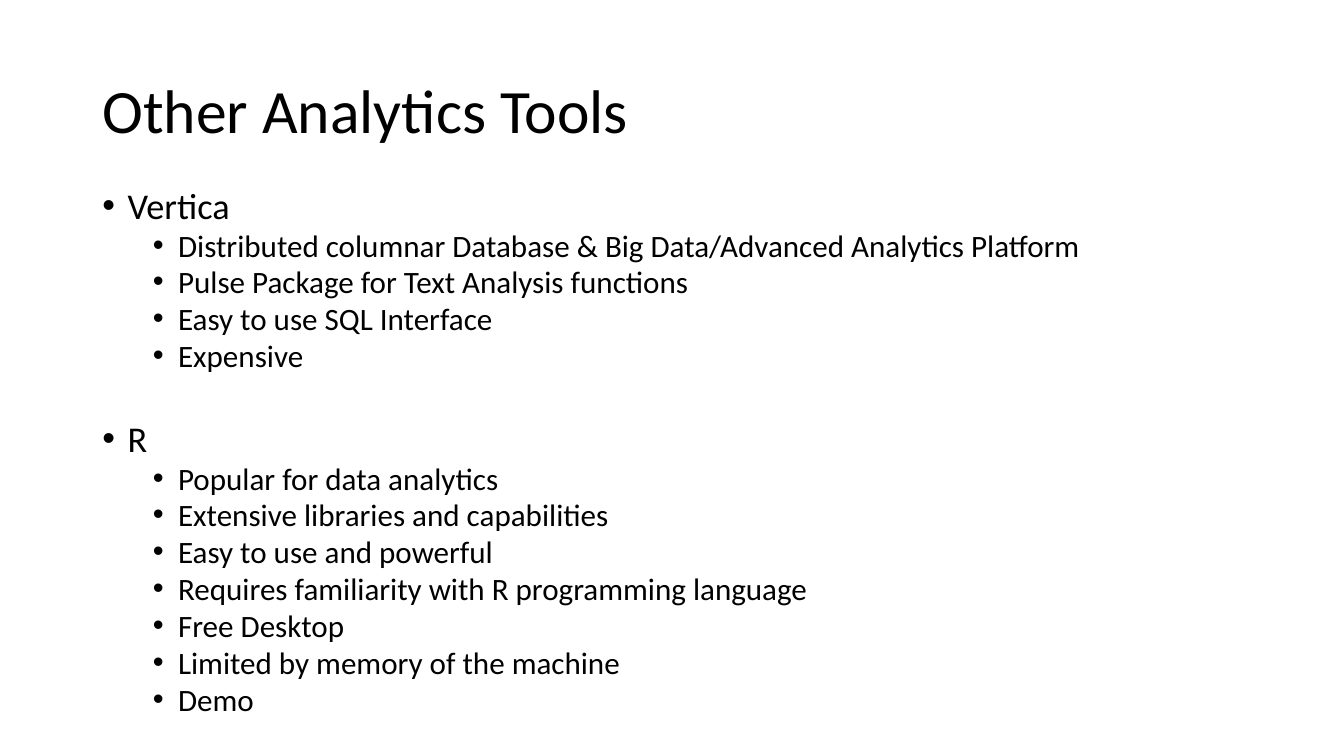
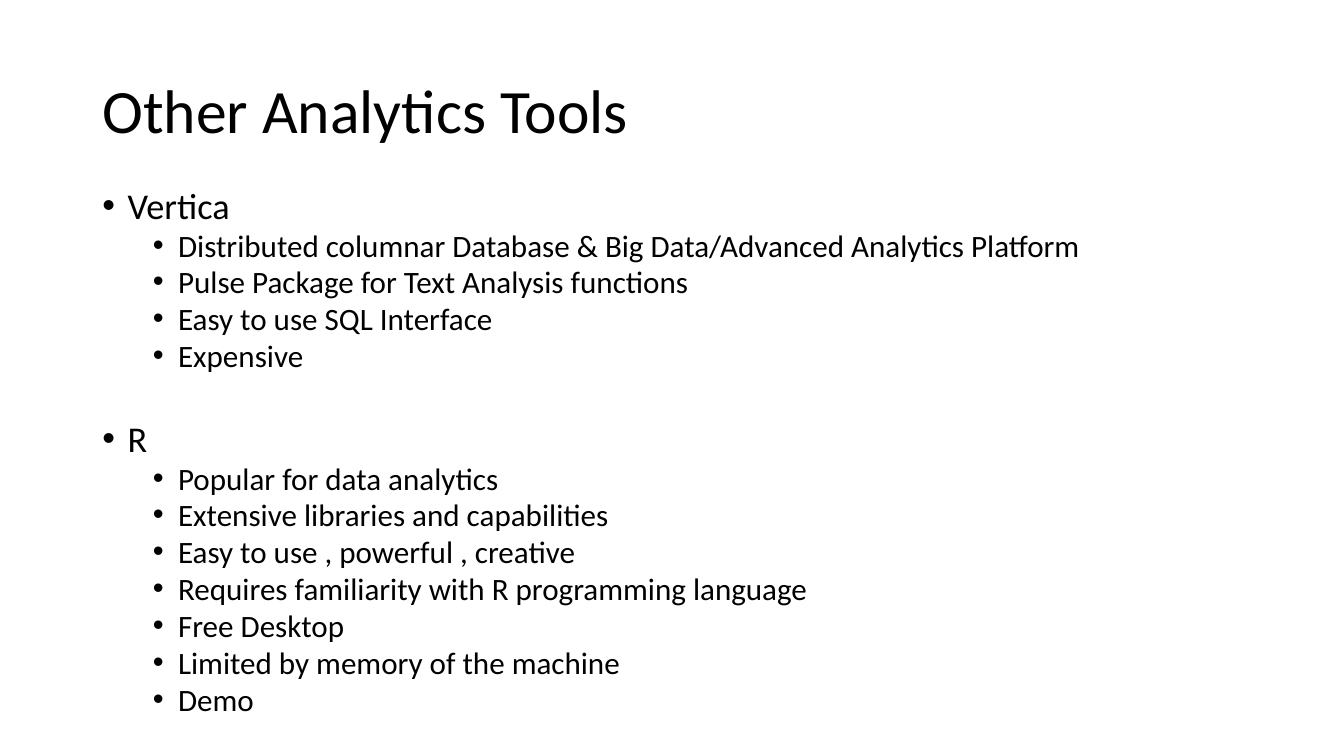
Before and after one commit to SQLSuperGuru/R, a slide deck: slide 16 of PASS Demo Qualitative Text Analysis.pptx. Drawn at 1344x756 pixels with LibreOffice and Linux fonts; fonts in the diff are those of the drawing. Boxes give left, top, right and bottom in pixels: in the first picture for what was removed or moved away, otherwise in the second. Text is boxed around its words. In the diff, an @@ line names an element or a change of style, - is before the commit and + after.

```diff
--- a/PASS Demo Qualitative Text Analysis.pptx
+++ b/PASS Demo Qualitative Text Analysis.pptx
@@ text at [178, 541, 575, 568]: text changed @@
-  • Easy to use and powerful
+  • Easy to use , powerful , creative
```
Also in this commit, not shown: 4 other slides changed.
